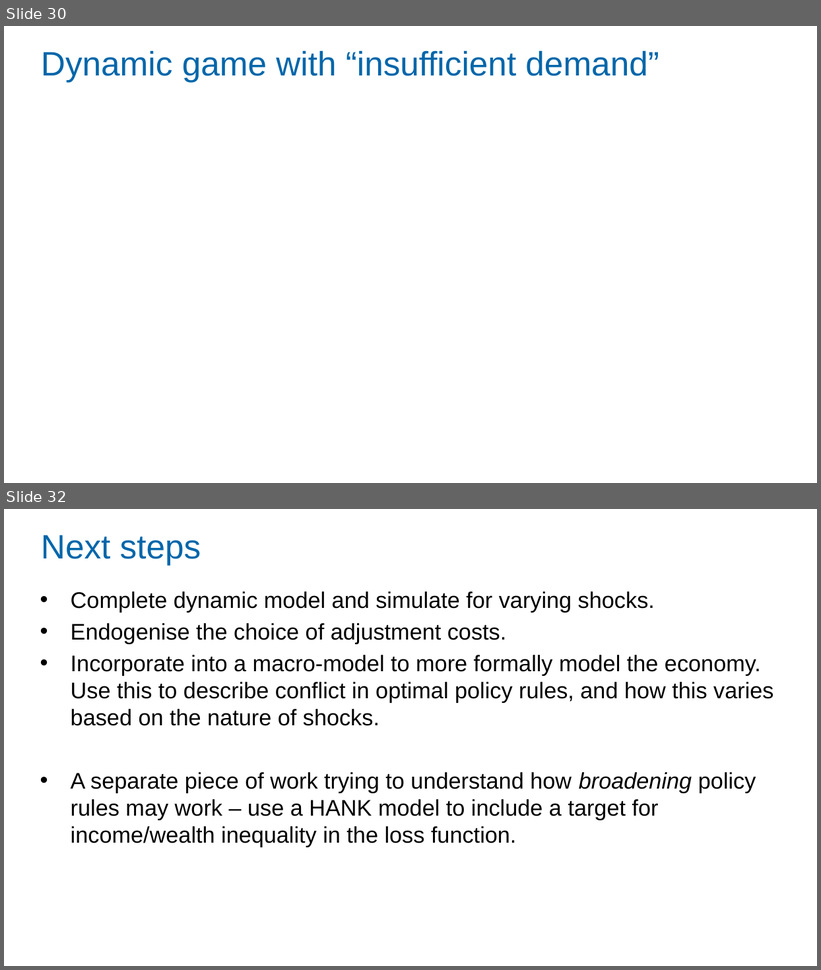
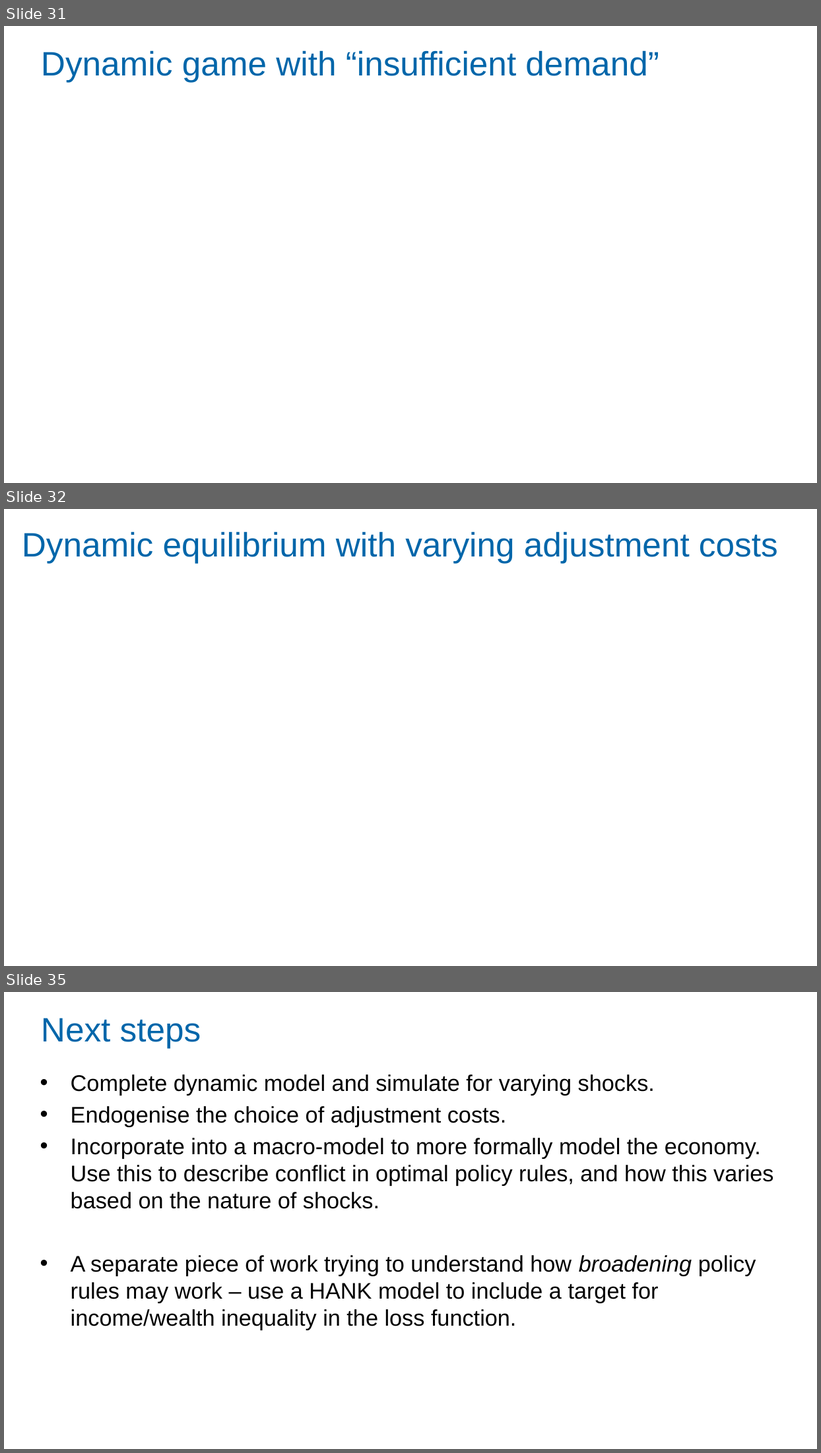
Before and after one commit to Zjub/TVHENZ, a slide deck: MF coordination/SI_game/Monetary and Fiscal Policy Coordination.pptx. Shown one above the other, each under a label of ours: slides 30 and 32 before the commit, slides 31, 32 and 35 after it; the slides between them are not shown. The pictures are 821x970 and 821x1453 pixels, drawn with LibreOffice and Linux fonts; fonts in the diff are those of the drawing. Boxes give left, top, right and bottom in pixels: in the first picture for what was removed or moved away, otherwise in the second. Text is boxed around its words. In the diff, an @@ line names an element or a change of style, - is before the commit and + after.

```diff
--- a/MF coordination/SI_game/Monetary and Fiscal Policy Coordination.pptx
+++ b/MF coordination/SI_game/Monetary and Fiscal Policy Coordination.pptx
@@ slide 32 added at [4,509,817,966], background #FFFFFF @@
@@ title added at [22,531,778,564], 30 pt, text #0066AA @@
+Dynamic equilibrium with varying adjustment costs
@@ what was slide 30 is now slide 31 @@
@@ what was slide 32 is now slide 35 @@
```
Also in this commit, not shown: 3 slides changed, 2 other slides added, 10 other files.
